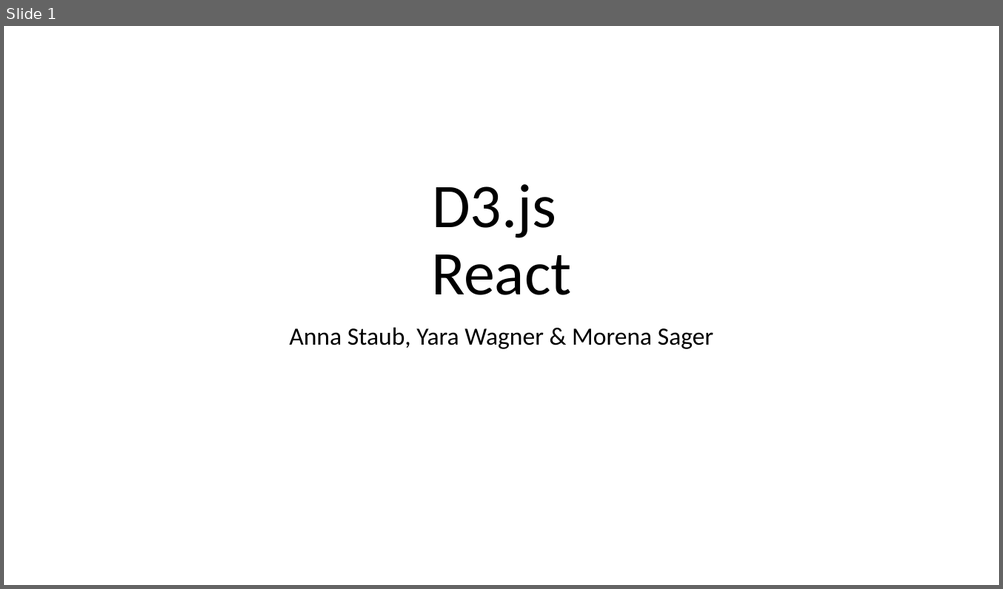
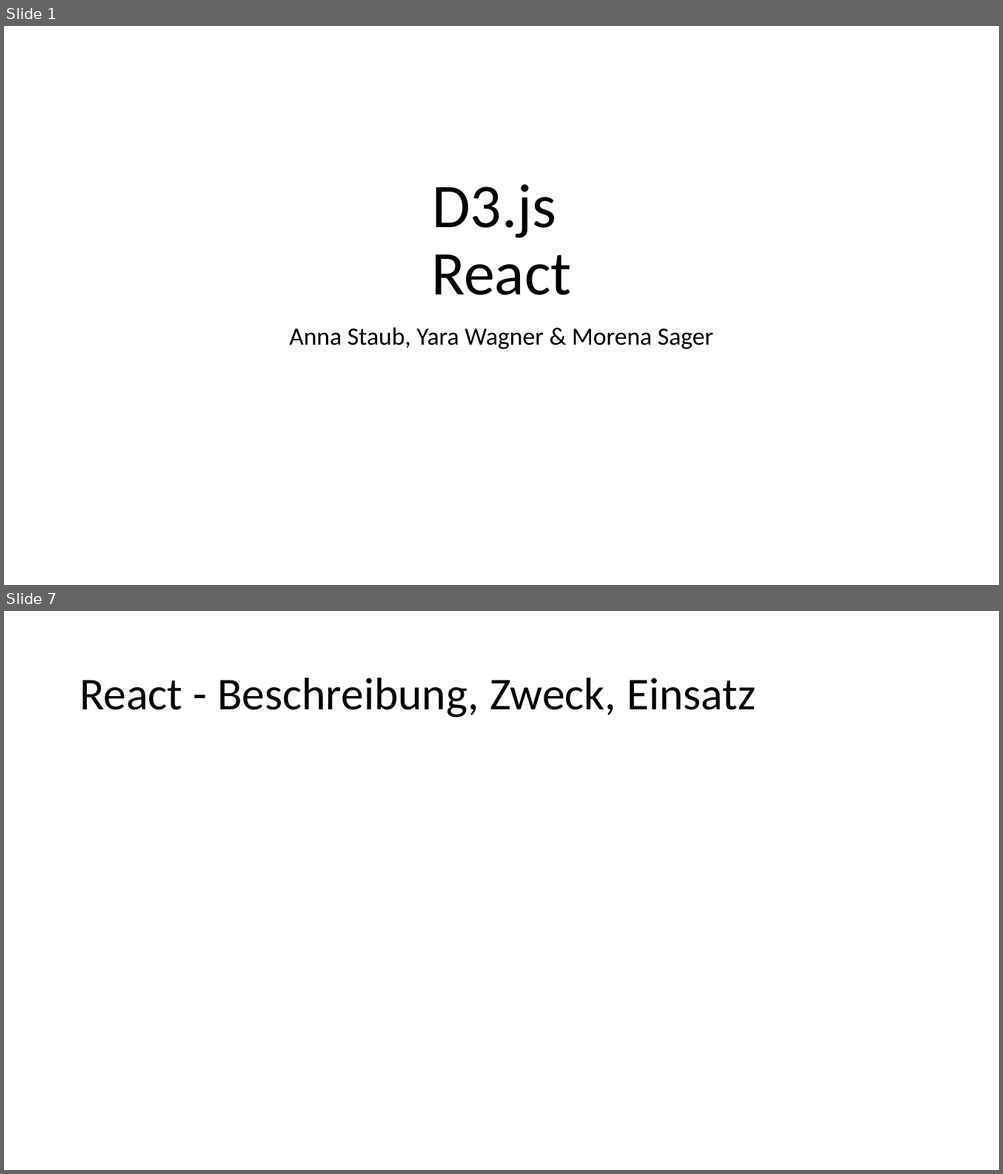
Before and after one commit to anna-staub/leiterlispiel, a slide deck: documents/JavaScript_Libraries/Gruppe_C_Praesentation_JSLibraries.pptx. Shown one above the other, each under a label of ours: slide 1 before the commit, slides 1 and 7 after it; the slides between them are not shown. The pictures are 1003x589 and 1003x1174 pixels, drawn with LibreOffice and Linux fonts; fonts in the diff are those of the drawing. Boxes give left, top, right and bottom in pixels: in the first picture for what was removed or moved away, otherwise in the second. Text is boxed around its words. In the diff, an @@ line names an element or a change of style, - is before the commit and + after.

```diff
--- a/documents/JavaScript_Libraries/Gruppe_C_Praesentation_JSLibraries.pptx
+++ b/documents/JavaScript_Libraries/Gruppe_C_Praesentation_JSLibraries.pptx
@@ slide 7 added at (4, 611, 999, 1170), background #FFFFFF @@
@@ title added at (79, 678, 755, 718), 44 pt, text #000000 @@
+React - Beschreibung, Zweck, Einsatz
```
Also in this commit, not shown: 1 slide changed, 7 other slides added, 3 slides removed, 6 other files.
